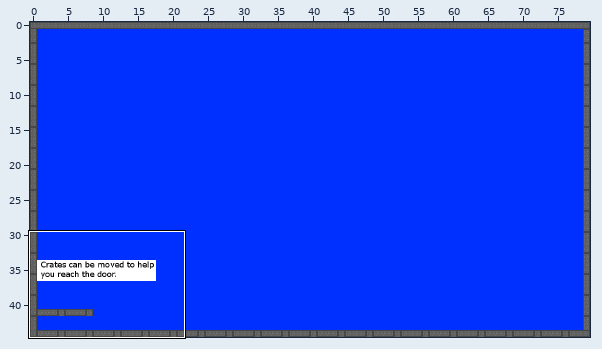
One commit to this Tiled map: android/assets/levels/level5.tmx. Above: a wide view before the commit, with the close-up outlined.
Close-up. Before the commit:
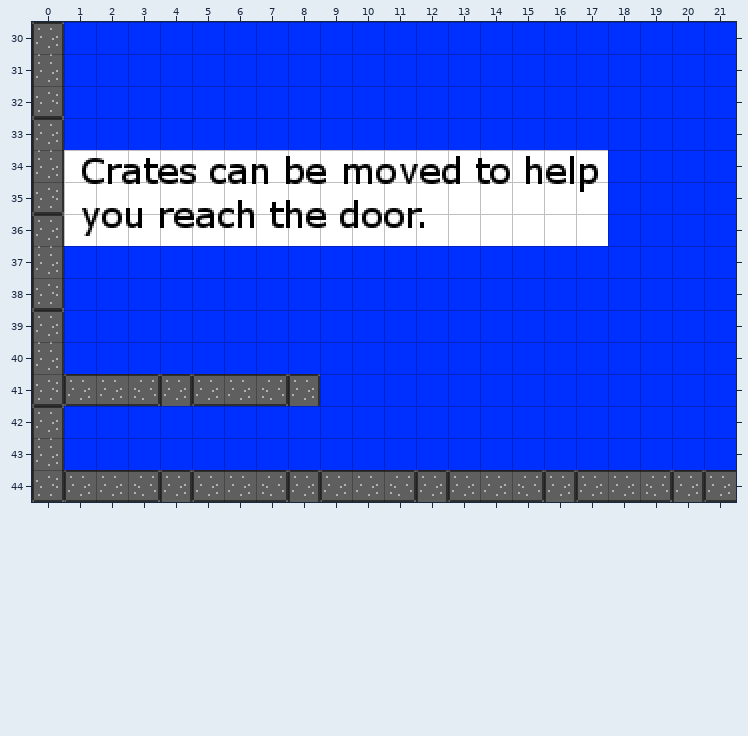
Cells are 16x16 px. Shown: x 0..21, y 30..44. The commit also changed other parts of the map, which this record leaves out.
Now the later version:
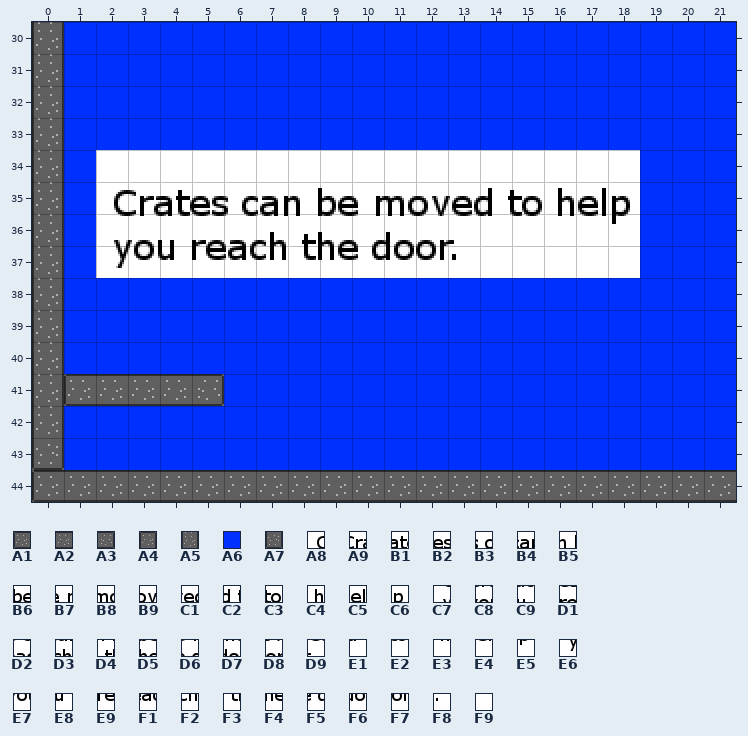
Key: from "concrete": A1 4, A2 5, A3 6, A4 7, A5 11, A6 13, A7 15; from "cratesinfo": A8 20, A9 21, B1 22, B2 23, B3 24, B4 25, B5 26, B6 27, B7 28, B8 29, B9 30, C1 31, C2 32, C3 33, C4 34, C5 35, C6 36, C7 40, C8 41, C9 42, D1 43, D2 44, D3 45, D4 46, D5 47, D6 48, D7 49, D8 50, D9 51, E1 52, E2 53, E3 54, E4 55, E5 56, E6 60, E7 61, E8 62, E9 63, F1 64, F2 65, F3 66, F4 67, F5 68, F6 69, F7 70, F8 71, F9 72.
__ is an empty cell.
The exact change:
{"where": "layer \"Tile Layer 1\""}
{"y":30,"x":0,"old":"A4","new":"A5"}
{"y":32,"x":0,"old":"A7","new":"A5"}
{"y":33,"x":0,"old":"A4","new":"A5"}
{"y":34,"x":1,"old":"A8 A9 B1 B2 B3 B4 B5 B6 B7 B8 B9 C1 C2 C3 C4 C5 C6 A6","new":"A6 F9 F9 F9 F9 F9 F9 F9 F9 F9 F9 F9 F9 F9 F9 F9 F9 F9"}
{"y":35,"x":0,"old":"A7 C7 C8 C9 D1 D2 D3 D4 D5 D6 D7 D8 D9 E1 E2 E3 E4 E5 A6","new":"A5 A6 A8 A9 B1 B2 B3 B4 B5 B6 B7 B8 B9 C1 C2 C3 C4 C5 C6"}
{"y":36,"x":0,"old":"A4 E6 E7 E8 E9 F1 F2 F3 F4 F5 F6 F7 F8 F9 F9 F9 F9 F9 A6","new":"A5 A6 C7 C8 C9 D1 D2 D3 D4 D5 D6 D7 D8 D9 E1 E2 E3 E4 E5"}
{"y":37,"x":2,"old":"A6 A6 A6 A6 A6 A6 A6 A6 A6 A6 A6 A6 A6 A6 A6 A6 A6","new":"E6 E7 E8 E9 F1 F2 F3 F4 F5 F6 F7 F8 F9 F9 F9 F9 F9"}
{"y":38,"x":0,"old":"A7","new":"A5"}
{"y":39,"x":0,"old":"A4","new":"A5"}
{"y":41,"x":0,"old":"A7","new":"A5"}
{"y":41,"x":3,"old":"A3 A4 A1 A2 A3 A4","new":"A2 A2 A3 A6 A6 A6"}
{"y":42,"x":0,"old":"A4","new":"A5"}
{"y":43,"x":0,"old":"A5","new":"A7"}
{"y":44,"x":0,"old":"A7 A1","new":"A1 A2"}
{"y":44,"x":3,"old":"A3 A4 A1","new":"A2 A2 A2"}
{"y":44,"x":7,"old":"A3 A4 A1","new":"A2 A2 A2"}
{"y":44,"x":11,"old":"A3 A4 A1","new":"A2 A2 A2"}
{"y":44,"x":15,"old":"A3 A4 A1","new":"A2 A2 A2"}
{"y":44,"x":19,"old":"A3 A4 A1","new":"A2 A2 A2"}
